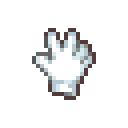
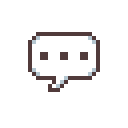
Comparing the layer stacks of the two 128 × 128 images. Changes:
added layer "Layer 16" above "Layer 15" over [left=28, top=32, right=100, bottom=92]
hid "Layer 15" over [left=32, top=28, right=96, bottom=100]
